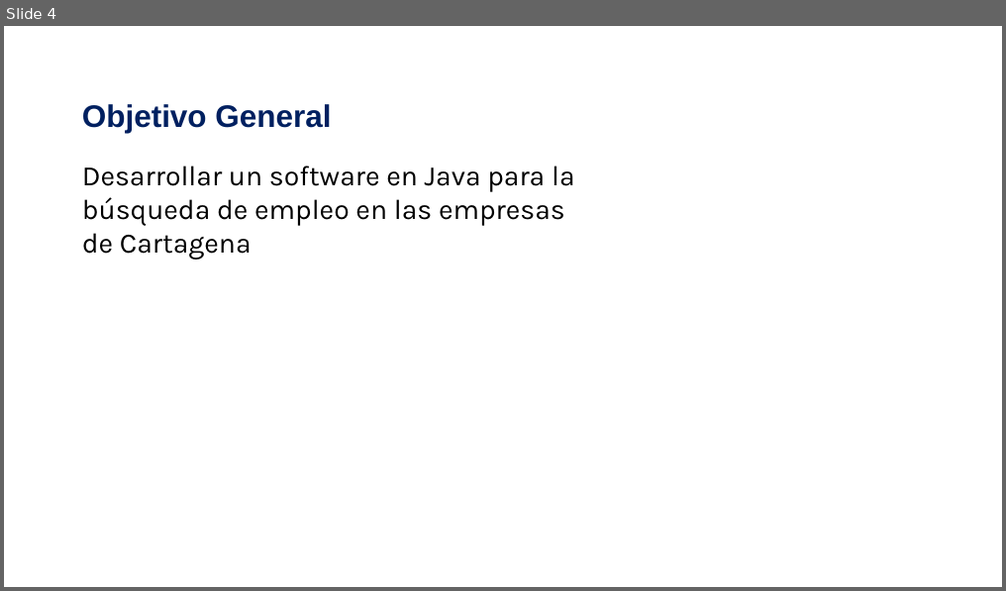
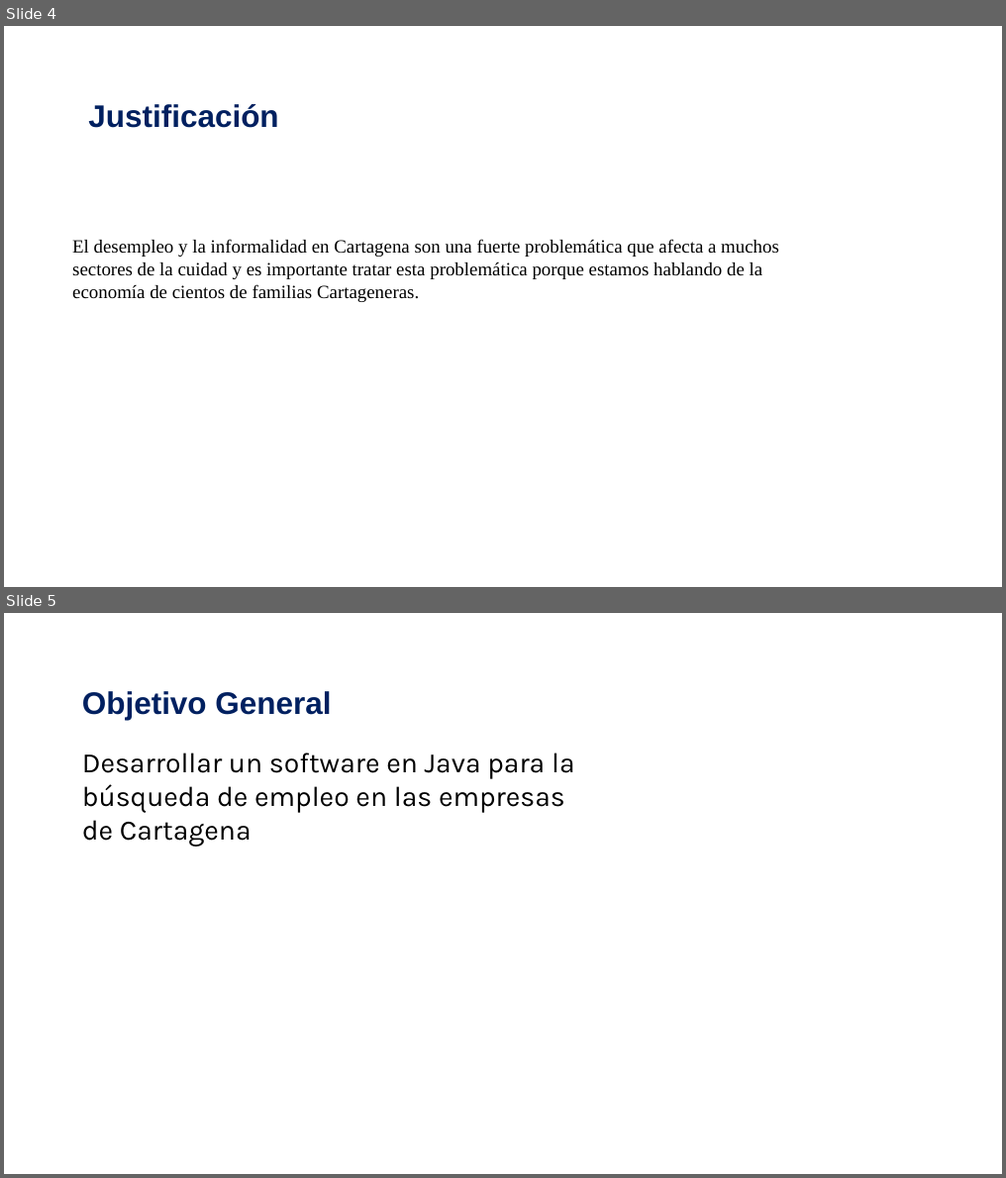
Before and after one commit to santiago-sarria23/talentHunter, a slide deck: Proyecto de Aula 2025.pptx. Shown one above the other, each under a label of ours: slide 4 before the commit, slides 4 and 5 after it. The pictures are 1006x591 and 1006x1178 pixels, drawn with LibreOffice and Linux fonts; fonts in the diff are those of the drawing; background and template pictures are left out. Boxes give left, top, right and bottom in pixels: in the first picture for what was removed or moved away, otherwise in the second. Text is boxed around its words. In the diff, an @@ line names an element or a change of style, - is before the commit and + after.

```diff
--- a/Proyecto de Aula 2025.pptx
+++ b/Proyecto de Aula 2025.pptx
@@ slide 4 added at <box>4,26,1002,587</box>, background picture (left out) @@
@@ title added at <box>88,104,278,128</box>, 30 pt, text #002060, bold @@
+Justificación
@@ text added at <box>72,239,779,302</box>, 18 pt, text #000000 @@
+El desempleo y la informalidad en Cartagena son una fuerte problemática que afecta a muchos sectores de la cuidad y es importante tratar esta problemática porque estamos hablando de la economía de cientos de familias Cartageneras.
@@ what was slide 4 is now slide 5 @@
```
Also in this commit, not shown: 1 slide changed, 4 other slides added, 4 slides removed, 14 other files.
